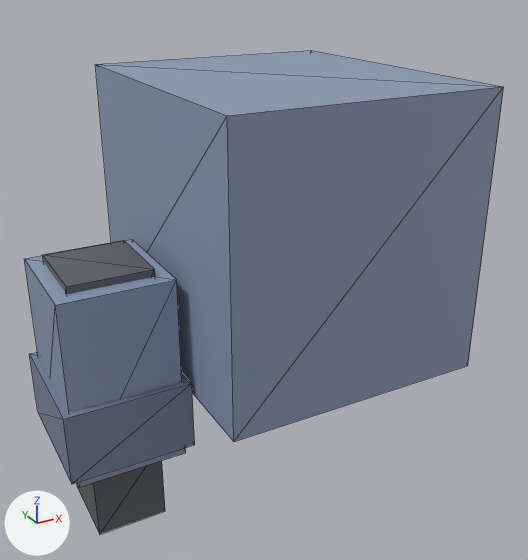
Before and after pictures for a commit that changed the glTF model scenes/mecha/parts/arm_right/tankmech_arm_right.glb.
Both versions are drawn from a camera (50 mm lens) standing at (-0.71, -2.65, 1.12) and looking at (0.72, -0.04, -0.18). The lights are fixed; the arrows at lower left show +X, +Y and +Z. The first picture is the older version. Mesh edges are drawn as thin lines.

The first picture shows 'armR_forearm', 'armR_forearm_fist', 'armR_forearm_plate', 'armR_pauldron', 'armR_upper'.
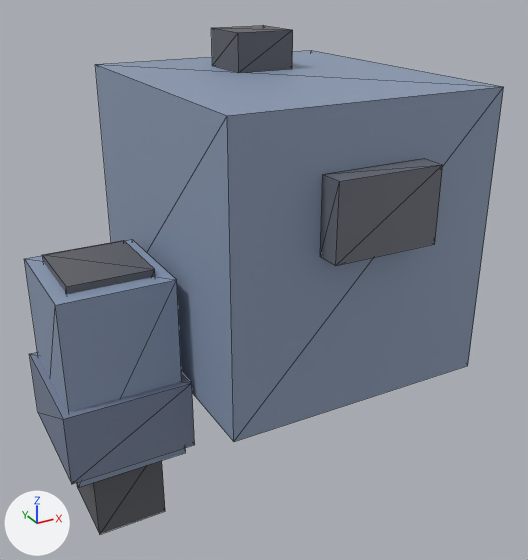
The change, as a diff of the scene's bpy script:
```diff
--- a/scenes/mecha/parts/arm_right/tankmech_arm_right.glb.py
+++ b/scenes/mecha/parts/arm_right/tankmech_arm_right.glb.py
@@ me_armr_pauldron_vent_rear @@
+me_armr_pauldron_vent_rear.from_pydata(...)  # a box spanning x 0.63..1.07, y -0.725..-0.625, z 0.15..0.45
+me_armr_pauldron_vent_rear.materials.append(mat_defaultmaterial_004)
@@ me_armr_pauldron_thruster @@
+me_armr_pauldron_thruster.from_pydata(...)  # a box spanning x 0.72..0.98, y 0.17..0.43, z 0.68..0.84
+me_armr_pauldron_thruster.materials.append(mat_defaultmaterial_002)
@@ ob_armr_pauldron_vent_rear @@
+ob_armr_pauldron_vent_rear = bpy.data.objects.new('armR_pauldron_vent_rear', me_armr_pauldron_vent_rear)
+ob_armr_pauldron_vent_rear.location = (0.0, 0.0, 0.0)
@@ ob_armr_pauldron_thruster @@
+ob_armr_pauldron_thruster = bpy.data.objects.new('armR_pauldron_thruster', me_armr_pauldron_thruster)
+ob_armr_pauldron_thruster.location = (0.0, 0.0, 0.0)
```

What differs and where, as boxes [x1, y1, x2, y2] in the pictures (528 x 560 px):
'armR_pauldron_vent_rear', added
    after: [320, 159, 443, 266]
'armR_pauldron_thruster', added
    after: [211, 26, 293, 73]
